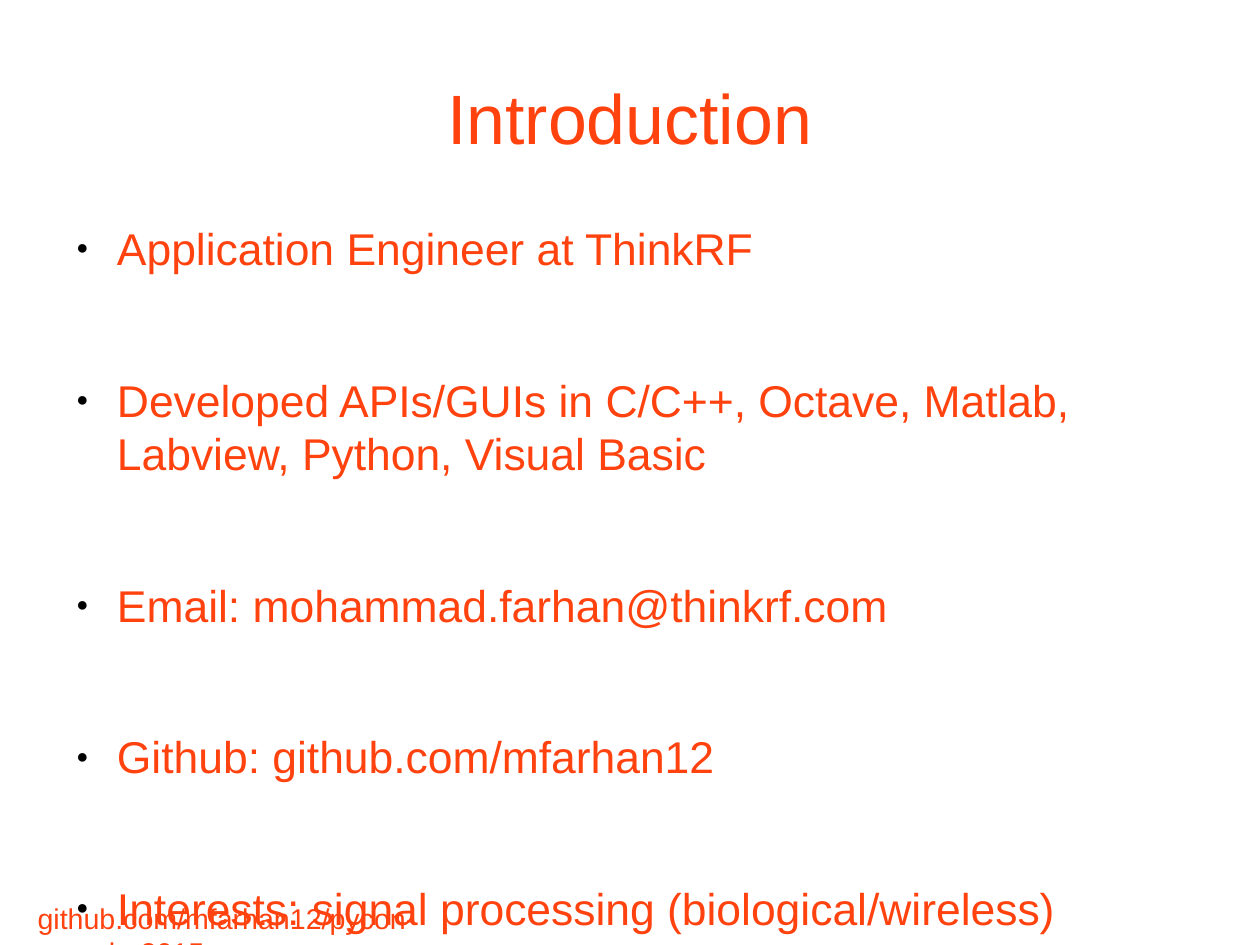
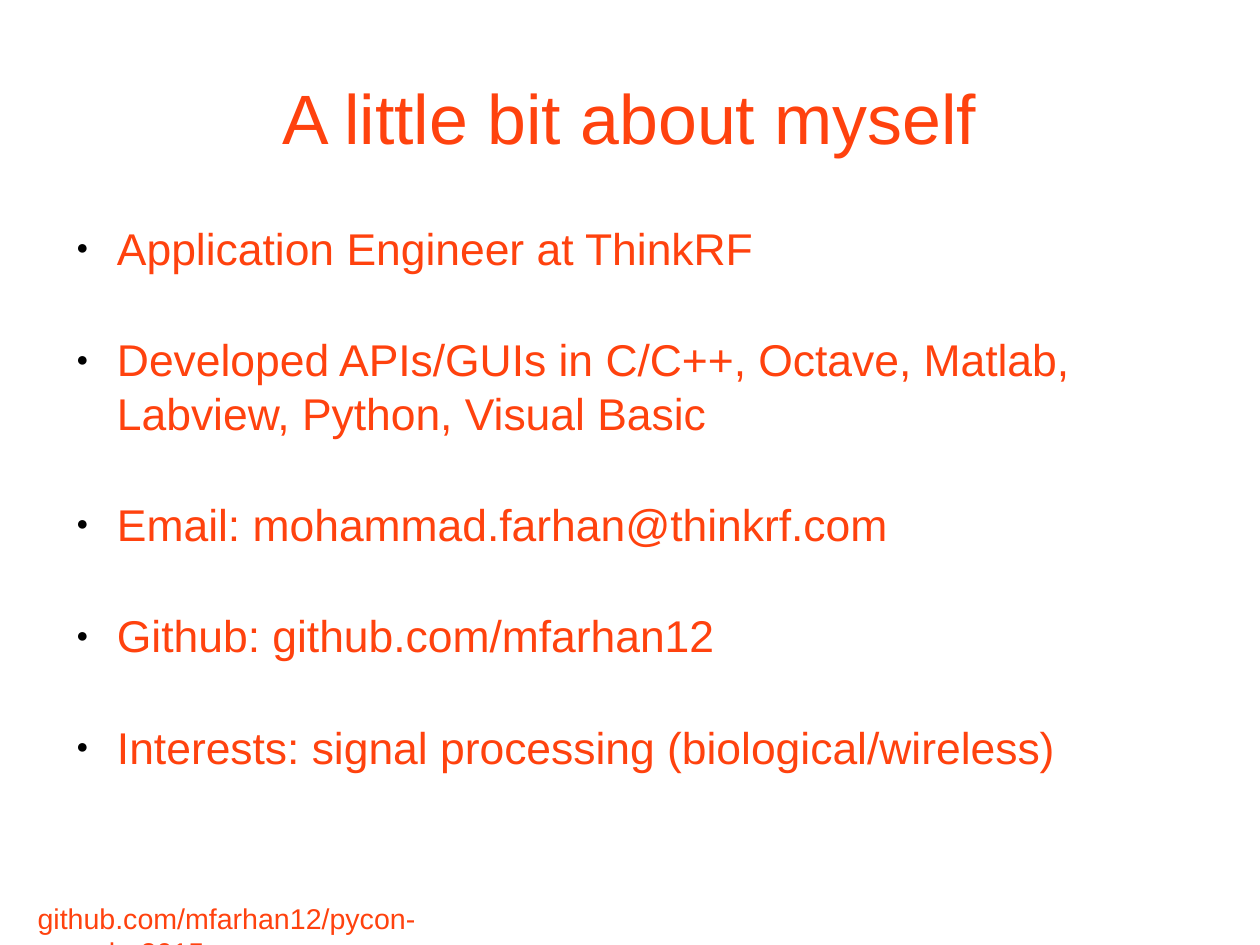
Before and after one commit to mfarhan12/pycon-canada-2015, a slide deck: slide 2 of Pycon2105.odp. Drawn at 1260x945 pixels with LibreOffice and Linux fonts; fonts in the diff are those of the drawing; background and template pictures are left out. Boxes give left, top, right and bottom in pixels: in the first picture for what was removed or moved away, otherwise in the second. Text is boxed around its words. In the diff, an @@ line names an element or a change of style, - is before the commit and + after.

Commit message:
began adding slides on signal analysis

```diff
--- a/Pycon2105.odp
+++ b/Pycon2105.odp
@@ title at (x1=282, y1=93, x2=977, y2=157): text changed @@
-Introduction
+A little bit about myself
@@ text "Application Engineer at ThinkRF" at (x1=117, y1=232, x2=1070, y2=773): less space between paragraphs @@
```
Also in this commit, not shown: 2 other slides changed, 2 slides added, 2 slides removed, 1 other file.
